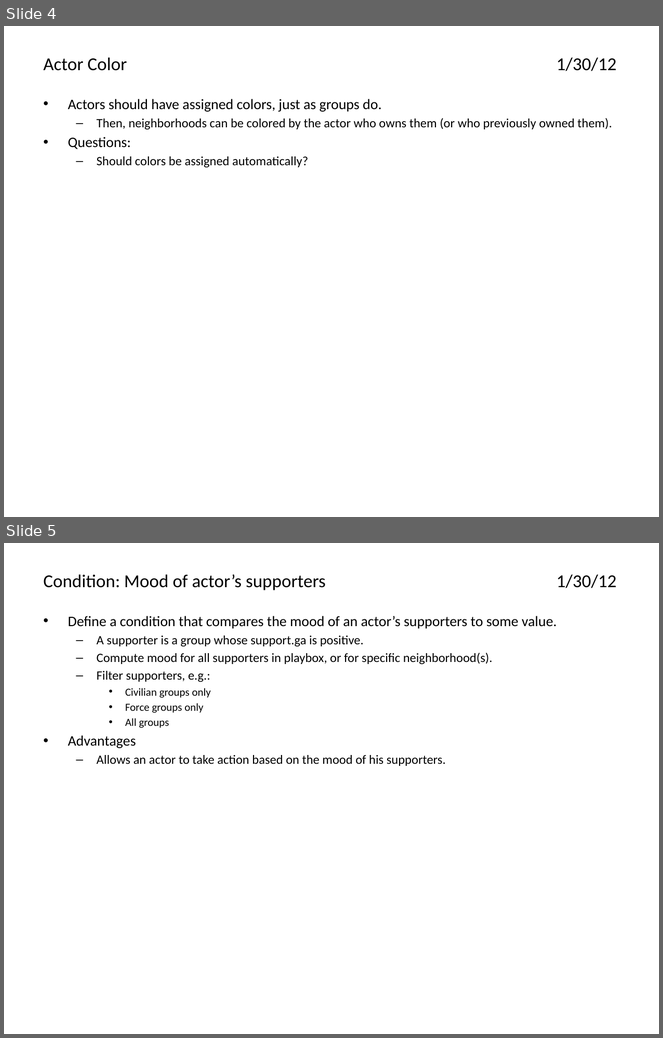
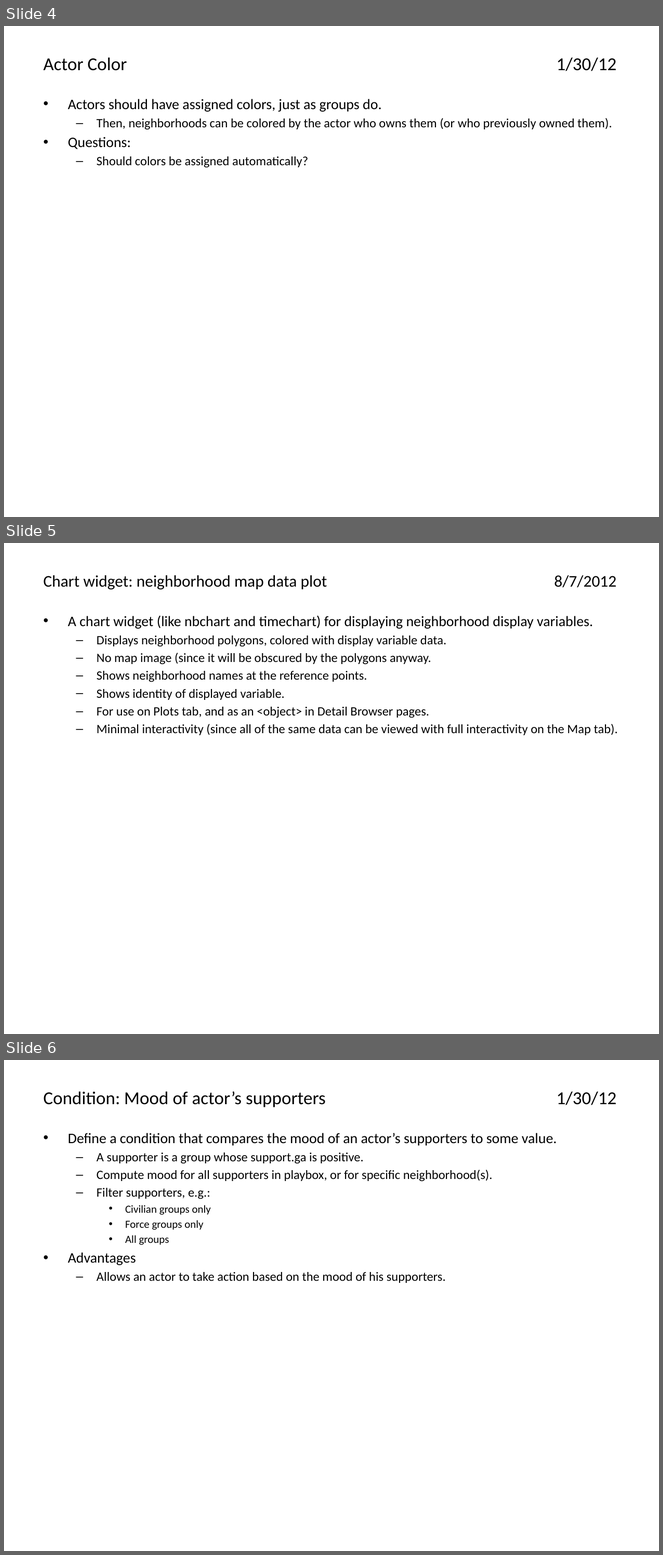
Before and after one commit to AthenaModel/athena-legacy, a slide deck: docs/dev/ideas.pptx. Shown one above the other, each under a label of ours: slides 4 and 5 before the commit, slides 4, 5 and 6 after it. The pictures are 663x1038 and 663x1555 pixels, drawn with LibreOffice and Linux fonts; fonts in the diff are those of the drawing. Boxes give left, top, right and bottom in pixels: in the first picture for what was removed or moved away, otherwise in the second. Text is boxed around its words. In the diff, an @@ line names an element or a change of style, - is before the commit and + after.

```diff
--- a/docs/dev/ideas.pptx
+++ b/docs/dev/ideas.pptx
@@ slide 5 added at bbox=[4, 543, 659, 1034], background #FFFFFF @@
@@ title added at bbox=[44, 575, 617, 590], 18 pt, text #000000 @@
+  Chart widget: neighborhood map data plot 8/7/2012
@@ text added at bbox=[68, 615, 618, 735], 14 pt, text #000000 @@
+• A chart widget (like nbchart and timechart) for displaying neighborhood display variables.
+  – Displays neighborhood polygons, colored with display variable data.
+  – No map image (since it will be obscured by the polygons anyway.
+  – Shows neighborhood names at the reference points.
+  – Shows identity of displayed variable.
+  – For use on Plots tab, and as an <object> in Detail Browser pages.
+  – Minimal interactivity (since all of the same data can be viewed with full interactivity on the Map tab).
@@ what was slide 5 is now slide 6 @@
```
Also in this commit, not shown: 9 slides changed, 10 other slides added.
